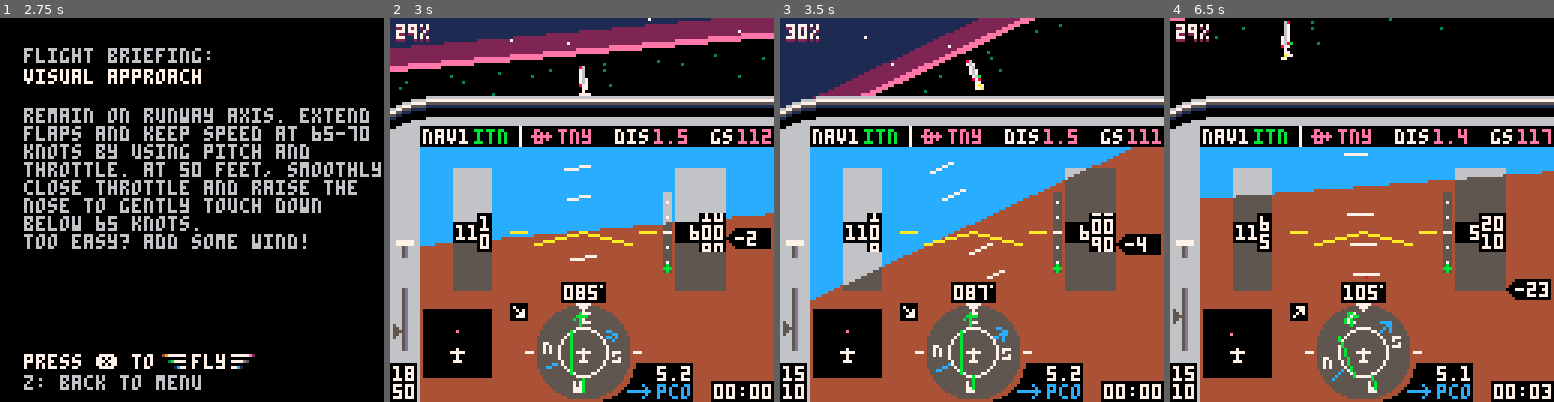
Above: before the commit, frames 1-4 (left to right).
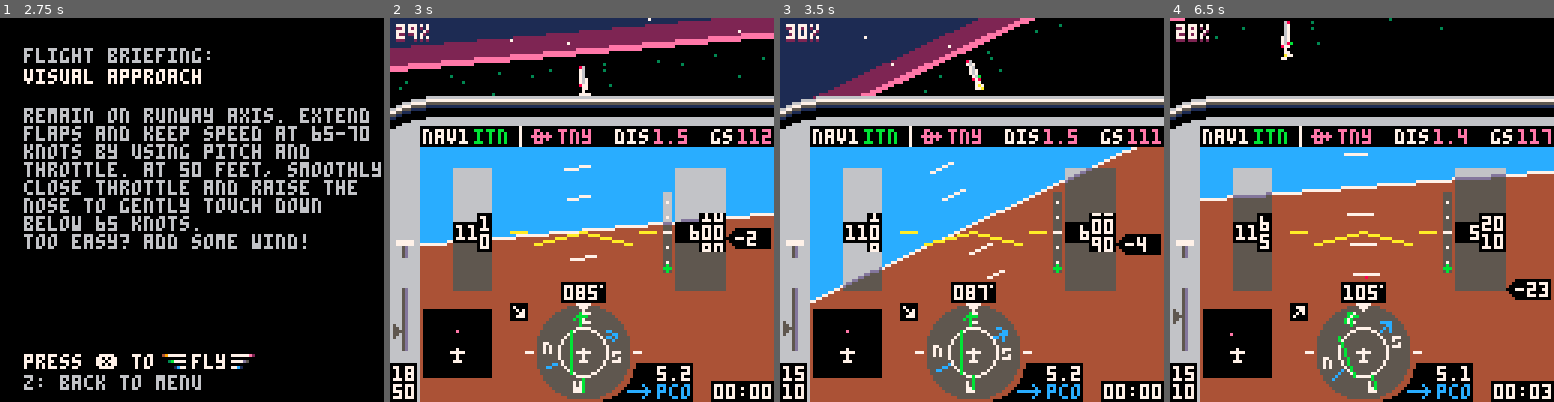
Above: after the commit, the same moments.

Repository: freds72/tiny_sim
Game: PICO-8 cartridge carts/tinysim.p8
Same seed, same stepped clock (60 frames per second), same inputs: the game is played once before the commit and once after it.
Inputs:
- Up to frame 1 (2.75 s): tap O (Z key) at 0.33, 0.7, 1.43, 2.22 s; tap X (X key) at 1.07, 2.07, 2.4, 2.73 s; hold Left 1.97-2.37 s; hold Down from 2.42 s (still down)
- Up to frame 2 (3 s): release Down at 2.82 s; hold Right from 2.87 s (still down)
- Up to frame 3 (3.5 s): keep holding Right; tap X (X key) at 3.07, 3.4 s; tap O (Z key) at 3.1 s
- Up to frame 4 (6.5 s): release Right at 3.53 s; hold Up 3.58-4.08 s; tap X (X key) every 0.33 s from 3.73 to 6.4 s; tap O (Z key) at 3.98, 4.87, 5.75 s; hold Right 4.13-4.53 s; hold Down 4.58-5.08 s; hold Left 5.13-5.8 s; hold Up 5.85-6.18 s; hold Left from 6.23 s (still down)

Frame 1 is identical in both runs. In frame 2, 0.6% of the frame differs, in the area x 7-100%, y 50-60%; in frame 3, 0.6%; in frame 4, 0.8%, in the area x 4-100%, y 3-48%.

Commit message:
added horizon line in G1000 display minor token optimisation

Diff:
--- a/carts/tinysim.p8
+++ b/carts/tinysim.p8
@@ -44,11 +44,17 @@
 
 --hsi
 local hsic={64,111} --center
-local bp={{{64,98},{64,102},{62,100},{66,100},{64,120},{64,124}},
-    {{1,2},{1,3},{1,4},{5,6}}} --bearing pointer
+local bp={
+  -- vertices
+  v={{64,98},{64,102},{62,100},{66,100},{64,120},{64,124}},
+  -- edges
+  e={{1,2},{1,3},{1,4},{5,6}}} --bearing pointer
 local nesw={{64,99,52},{52,111,53},{64,123,36},{76,111,37}} --cardinal directions
-local cdii={{{64,98},{64,102},{62,100},{66,100},{64,120},{64,124},{64,104},{64,118}},
-    {{1,2},{1,3},{1,4},{5,6},{7,8}}} --cdi
+local cdii={
+  -- vertices
+  v={{64,98},{64,102},{62,100},{66,100},{64,120},{64,124},{64,104},{64,118}},
+  -- edges
+  e={{1,2},{1,3},{1,4},{5,6},{7,8}}} --cdi
 
 --inset map
 local mapc={22,111} --center
@@ -163,17 +169,18 @@
 end
 
 function scenario(s)
-  name=scenarios[s][1]
-  lat=scenarios[s][2]
-  lon=scenarios[s][3]
-  heading=scenarios[s][4]
-  alt=scenarios[s][5]
-  pitch=scenarios[s][6]
-  bank=scenarios[s][7]
-  throttle=scenarios[s][8]
-  dto=scenarios[s][9]
-  nav1=scenarios[s][10]
-  nav2=scenarios[s][11]
+  s=scenarios[s]
+  name=s[1]
+  lat=s[2]
+  lon=s[3]
+  heading=s[4]
+  alt=s[5]
+  pitch=s[6]
+  bank=s[7]
+  throttle=s[8]
+  dto=s[9]
+  nav1=s[10]
+  nav2=s[11]
   wind=wx[wnd][2]
   ceiling=wx[wnd][3]
   if(pitch==99) bank,pitch=unusual()
@@ -181,9 +188,7 @@
 
 function unusual()
   local sign=rnd()<0.5 and 1 or -1
-  local bank=(80-rnd(15))*sign
-  local pitch=-45
-  return bank,pitch
+  return (80-rnd(15))*sign,-45
 end
 
 function setrpm()
@@ -266,6 +271,7 @@
   clip(10,36,118,96)
   trifill(ax,ay,bx,by,cx,cy,12)
   trifill(ax,ay,bx,by,dx,dy,4)
+  line(ax,ay,bx,by,7)
   clip(35,44,55,43)
   for j=0,15 do
     local tmp=aipitch[2]-j*aistep+pitch
@@ -303,9 +309,8 @@
   local coeff=88
   if(vs<0) coeff=74
   vs=tas*-(sin((pitch-aoa)/360))*coeff
-		if alt==0 then vs=max(vs,0) end
-  alt+=vs/1800
-		alt=max(alt,0)
+	if(alt==0) vs=max(vs)
+  alt=max(alt+vs/1800,0)
 end
 
 function dispalt()
@@ -313,8 +318,7 @@
   rectfill(103,65,111,77)
   local _y=alt/10
   local y=_y-flr(_y/10)*10
-  local y2=flr(y+0.5)
-  local y3=((y-0.5)*7)%7
+  local y2,y3=flr(y+0.5),((y-0.5)*7)%7
   clip(104,65,7,13)
   print((y2%10)..0,104,66+y3,7)
   print(((y2-1)%10)..0,104,72+y3)
@@ -431,12 +435,10 @@
 function calcdistbrg()
   local j=1
   for l in all(db) do
-    dy=-(l[1]-lat)*16/600
-    dx=(l[2]-lon)*16/600
-    brg[j]=atan2(dx,dy)
-    brg[j]=90+(brg[j]*360)-heading
+    local dy,dx=-(l[1]-lat)*16/600,(l[2]-lon)*16/600
+    brg[j]=90+(atan2(dx,dy)*360)-heading
     brg[j]-=flr(brg[j]/360)*360
-    dist[j]=sqrt(dx^2+dy^2)
+    dist[j]=sqrt(dx*dx+dy*dy)
     j+=1
   end
 end
@@ -452,23 +454,24 @@
     spr(l[3],x-1,y-1)
   end
   --bearing pointer
-  for l in all(bp[2]) do
-    local x1,y1=rotatepoint(bp[1][l[1]],hsic,brg[nav2])
-    local x2,y2=rotatepoint(bp[1][l[2]],hsic,brg[nav2])
-    line(x1,y1,x2,y2,12)
-  end
+  polyliner(bp,hsic,brg[nav2],12)
   --cdi
   crs=db[nav1][5]-heading
-  cdii[1][7][1]=cdi+64
-  cdii[1][8][1]=cdi+64
-  for l in all(cdii[2]) do
-    local x1,y1=rotatepoint(cdii[1][l[1]],hsic,crs)
-    local x2,y2=rotatepoint(cdii[1][l[2]],hsic,crs)
-    line(x1,y1,x2,y2,11)
-  end
+  cdii.v[7][1]=cdi+64
+  cdii.v[8][1]=cdi+64
+  polyliner(cdii,hsic,crs,11)
   spr(33,62,110) --heading plane symbol
 end
 
+-- draw a rotated poly line
+function polyliner(m,c,angle,col)
+  color(col)
+  for _,l in pairs(m.e) do
+    local x1,y1=rotatepoint(m.v[l[1]],c,angle)
+    local x2,y2=rotatepoint(m.v[l[2]],c,angle)
+    line(x1,y1,x2,y2)
+  end
+end
 function rotatepoint(p,c,angle)
   local x,y=p[1]-c[1],p[2]-c[2]
   local cs,ss=cos(angle/360),sin(angle/360)
@@ -1359,56 +1362,52 @@
  n=flr(n*u1)
  if(n<1) return
 
- local u0,t,prevu=0,0,-1
-
  color(c)
+
+ -- too small?
+ if h<n and w<n then
+  line(x0,y0,x1,y1)
+  return
+ end
+
+ local u0,prevu=0,-1
+
  if h>w then
-  -- too small?
-  if 1.8*h<n then
-   line(x0,y0,x1,y1)
-   return
-  end
 
   -- order points on y
   if(y0>y1) x0,y0,x1,y1,u0,u1,w0,w1=x1,y1,x0,y0,u1,u0,w1,w0
   w=x1-x0
 
   -- y-major
-  if(y0<0) x0,y0,t=x0-y0*w/h,0,-y0/h
-
-  u0*=n*w0
-  u1*=n*w1
+  if(y0<0) x0,y0,u0=x0-y0*w/h,0,-u0*y0/h
+
+  local du,dw=(u1*w1-u0*w0)/h,(w1-w0)/h
   for y=y0,min(y1,127) do
    -- perspective correction
-   local u=flr(lerp(u0,u1,t)/lerp(w0,w1,t))
+   local u=flr(n*u0/w0)
    if(prevu!=u) pset(x0,y)
    x0+=w/h
-   t+=1/h
+			u0+=du
+			w0+=dw
    prevu=u
   end
-
-  else
-   if 1.8*w<n then
-    line(x0,y0,x1,y1)
-    return
-   end
-
-   -- x-major
-   if(x0>x1) x0,y0,x1,y1,u0,u1,w0,w1=x1,y1,x0,y0,u1,u0,w1,w0
-   h=y1-y0
-
-   if(x0<0) x0,y0,t=0,y0-x0*h/w,-x0/w
-
-	  u0*=n*w0
-	  u1*=n*w1
-   for x=x0,min(x1,127) do
-    local u=flr(lerp(u0,u1,t)/lerp(w0,w1,t))
-    if(prevu!=u) pset(x,y0)
-    y0+=h/w
-    t+=1/w
-    prevu=u
-   end
-  end
+ else
+  -- x-major
+  if(x0>x1) x0,y0,x1,y1,u0,u1,w0,w1=x1,y1,x0,y0,u1,u0,w1,w0
+  h=y1-y0
+
+  if(x0<0) x0,y0,u0=0,y0-x0*h/w,-u0*x0/w
+
+  local du,dw=(u1*w1-u0*w0)/w,(w1-w0)/w
+  for x=x0,min(x1,127) do
+   local u=flr(n*u0/w0)
+   if(prevu!=u) pset(x,y0)
+   y0+=h/w
+   u0+=du
+   w0+=dw
+   prevu=u
+  end
+ end
 end
 -->8
 -- trifill
@@ -1472,10 +1471,16 @@
 local shades={
 	[0xc]=0x6,
 	[0x4]=0x5,
+	[0x7]=0xd,
 	[0xcc]=0x66,
 	[0x44]=0x55,
 	[0x4c]=0x56,
-	[0xc4]=0x55}
+	[0xc4]=0x55,
+	[0x77]=0xdd,
+	[0xc7]=0x6d,
+	[0x7c]=0xd6,
+	[0x47]=0x5d,
+	[0x74]=0xd5}
 
 function rectfillt(x0,y0,x1,y1)
 	x0,x1=max(flr(x0)),min(flr(x1),127)
